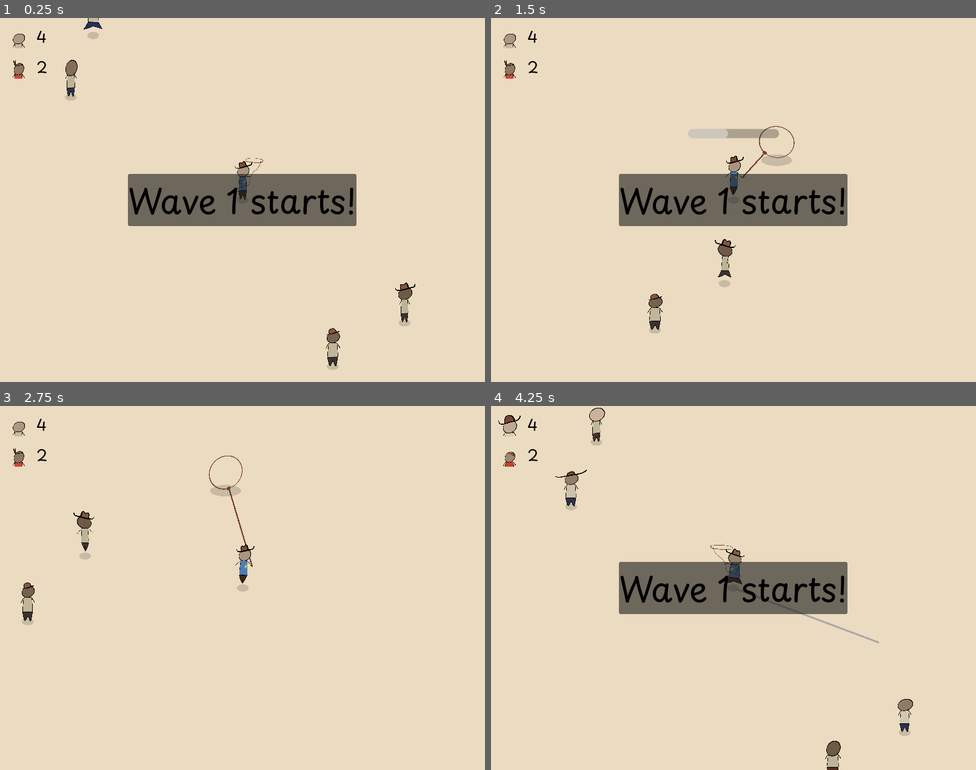
Above: before the commit, frames 1-4 (two rows, left to right).
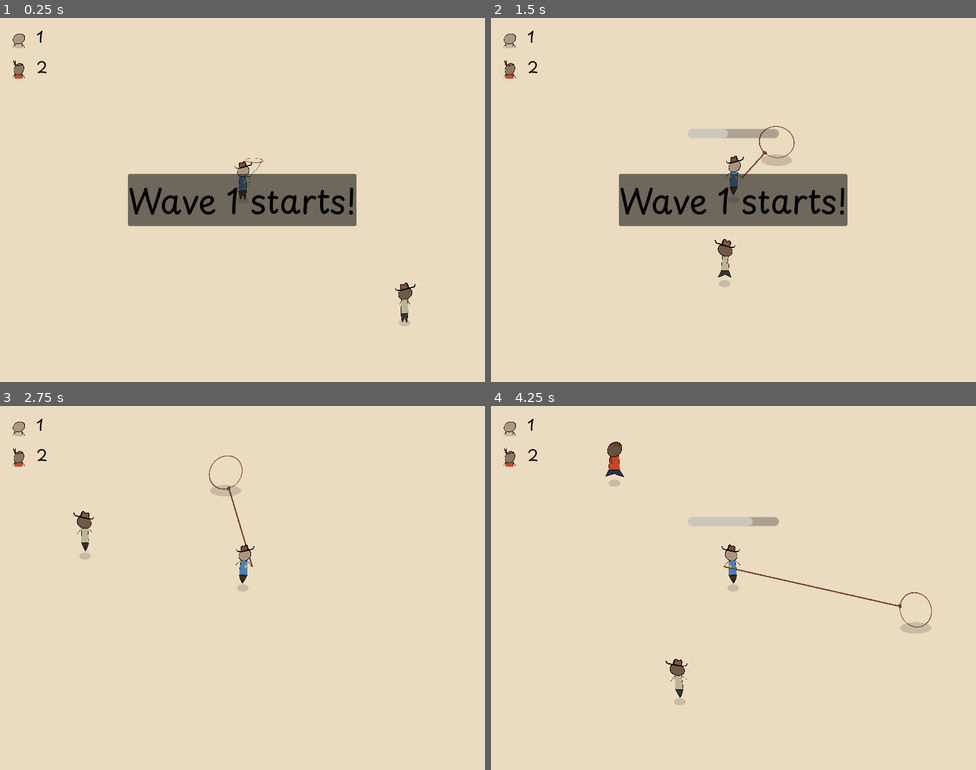
Above: after the commit, the same moments.

Repository: martindzejky/gmtk2025
Game: Godot game, scene res://waves_testing.tscn
Two runs of this game, one before a commit and one after it. Both use one fixed random seed, a clock stepped at 60 frames per second and the inputs below.
Inputs (mouse positions are in pixels of both pictures, inside the frame that each line leads up to):
- Up to frame 1 (0.25 s): no input
- Up to frame 2 (1.5 s): move the mouse to (840, 181) at 0.52 s; hold D (move_right) 0.53-1.28 s; tap Shift (dash) at 0.6 s; click (840, 181) at 0.8 s; move the mouse to (636, 218) at 1.27 s; hold S (move_down) from 1.28 s (still down); click (636, 218) at 1.35 s
- Up to frame 3 (2.75 s): tap Shift (dash) at 1.55, 2.1 s; move the mouse to (291, 507) at 2.02 s; release S (move_down) at 2.03 s; hold D (move_right) from 2.03 s (still down); click (291, 507) at 2.3 s
- Up to frame 4 (4.25 s): move the mouse to (709, 660) at 2.77 s; release D (move_right) at 2.78 s; hold W (move_up) 2.78-3.53 s; click (709, 660) at 2.85 s; tap Shift (dash) at 3.05, 3.6 s; move the mouse to (879, 642) at 3.52 s; hold A (move_left) from 3.53 s (still down); click (879, 642) at 3.8 s; tap R (restart) at 4.15 s

The runs differ from the first frame. In frame 1, 0.6% of the frame differs, in the area x 7-71%, y 0-97%; in frame 2, 0.3%; in frame 3, 0.3%; in frame 4, 9.1%, in the area x 1-91%, y 0-100%.

Commit message:
failed game ui

Diff:
--- a/autoload/game.gd
+++ b/autoload/game.gd
@@ -1,20 +1,43 @@
 extends Node
 # this is the Game autoload
+
+@export var main_menu_scene: PackedScene
+# TODO: tutorial scene
+@export var village_scene: PackedScene
+@export var fail_ui_scene: PackedScene
 
 var player: Player
 var hook: Hook
 
+signal player_died
 signal folks_updated
 signal enemies_updated
 signal wave_starts(number: int)
 signal wave_ends(number: int)
 
+enum FailGameReason {
+  PLAYER_DIED,
+  FOLKS_DIED,
+}
+
+var game_is_failed := false
+var fail_game_camera_target_position: Vector2
+var fail_game_reason: FailGameReason
+
 func _process(_delta):
-  if Input.is_action_just_pressed('restart'):
-    get_tree().reload_current_scene()
+  # editor shortcuts
+  if Engine.is_editor_hint():
+    if Input.is_action_just_pressed('restart'):
+      get_tree().reload_current_scene()
 
-  if Input.is_action_just_pressed('exit'):
-    get_tree().quit()
+    if Input.is_action_just_pressed('exit'):
+      get_tree().quit()
+
+func reset_game():
+  game_is_failed = false
+
+func emit_player_died():
+  player_died.emit()
 
 func emit_folks_updated():
   folks_updated.emit()
@@ -27,3 +50,45 @@
 
 func emit_wave_ends(number: int):
   wave_ends.emit(number)
+
+func player_dying():
+  fail_game_camera_target_position = player.global_position
+  fail_game_reason = FailGameReason.PLAYER_DIED
+  fail_game()
+
+func folk_dying():
+  var remaining_folks = get_tree().get_nodes_in_group('folk')
+  if remaining_folks.size() == 1:
+    # this is the last folk about to die
+    fail_game_camera_target_position = remaining_folks[0].global_position
+    fail_game_reason = FailGameReason.FOLKS_DIED
+    fail_game()
+
+func restart_game():
+  get_tree().reload_current_scene()
+
+func go_to_main_menu():
+  # TODO: transition
+  get_tree().change_scene_to_packed(main_menu_scene)
+
+func go_to_village():
+  # TODO: transition
+  get_tree().change_scene_to_packed(village_scene)
+
+func fail_game():
+  if game_is_failed: return
+  game_is_failed = true
+
+  var camera = get_viewport().get_camera_2d()
+  camera.reparent(get_tree().current_scene)
+
+  var tween = create_tween()
+  tween.set_trans(Tween.TRANS_QUAD)
+  tween.tween_property(camera, 'global_position', fail_game_camera_target_position, 0.2)
+  await tween.finished
+
+  # wait for two seconds
+  await get_tree().create_timer(2.0).timeout
+
+  var fail_ui = fail_ui_scene.instantiate()
+  get_tree().current_scene.add_child(fail_ui)
--- /dev/null
+++ b/autoload/game.tscn
@@ -0,0 +1,12 @@
+[gd_scene load_steps=5 format=3 uid="uid://bod6dutvn55lb"]
+
+[ext_resource type="Script" uid="uid://dps18n6io5gl6" path="res://autoload/game.gd" id="1_1w5w3"]
+[ext_resource type="PackedScene" uid="uid://bqwj8b5x4g7c2" path="res://main_menu.tscn" id="2_pjkha"]
+[ext_resource type="PackedScene" uid="uid://doppk32uafy8x" path="res://village.tscn" id="3_kujy2"]
+[ext_resource type="PackedScene" uid="uid://bahnhyo8eqbet" path="res://ui/failed_ui.tscn" id="4_kujy2"]
+
+[node name="game" type="Node"]
+script = ExtResource("1_1w5w3")
+main_menu_scene = ExtResource("2_pjkha")
+village_scene = ExtResource("3_kujy2")
+fail_ui_scene = ExtResource("4_kujy2")
--- a/main_menu.tscn
+++ b/main_menu.tscn
@@ -1,7 +1,6 @@
-[gd_scene load_steps=3 format=3 uid="uid://bqwj8b5x4g7c2"]
+[gd_scene load_steps=2 format=3 uid="uid://bqwj8b5x4g7c2"]
 
 [ext_resource type="Script" uid="uid://case8pfh1qfpo" path="res://scripts/main_menu.gd" id="1_main_menu"]
-[ext_resource type="PackedScene" uid="uid://doppk32uafy8x" path="res://village.tscn" id="2_7vrkn"]
 
 [node name="main_menu" type="Control"]
 layout_mode = 3
@@ -11,7 +10,6 @@
 grow_horizontal = 2
 grow_vertical = 2
 script = ExtResource("1_main_menu")
-village_scene = ExtResource("2_7vrkn")
 
 [node name="margin_container" type="MarginContainer" parent="."]
 layout_mode = 1
--- a/project.godot
+++ b/project.godot
@@ -22,7 +22,7 @@
 
 [autoload]
 
-Game="*res://autoload/game.gd"
+Game="*res://autoload/game.tscn"
 
 [display]
 
--- a/scripts/enemy.gd
+++ b/scripts/enemy.gd
@@ -169,11 +169,11 @@
     state = State.ATTACKING_PLAYER
 
 func move_towards_player():
-  var direction := global_position.direction_to(Game.player.global_position)
+  var direction = global_position.direction_to(Game.player.global_position)
   velocity += direction * get_movement_speed()
 
 func move_away_from_player():
-  var direction := Game.player.global_position.direction_to(global_position)
+  var direction = Game.player.global_position.direction_to(global_position)
   velocity += direction * get_movement_speed()
 
 func move_towards_release_captured_target():
--- /dev/null
+++ b/scripts/failed_ui.gd
@@ -0,0 +1,16 @@
+extends CanvasLayer
+
+@export var title: Label
+
+func _ready():
+  match Game.fail_game_reason:
+    Game.FailGameReason.PLAYER_DIED:
+      title.text = "You died!"
+    Game.FailGameReason.FOLKS_DIED:
+      title.text = "You failed to protect the folks!"
+
+func _on_restart_pressed() -> void:
+  Game.restart_game()
+
+func _on_exit_pressed() -> void:
+  Game.go_to_main_menu()
--- a/scripts/folk.gd
+++ b/scripts/folk.gd
@@ -176,6 +176,7 @@
 
 func hit():
   state = State.DYING
+  Game.call_deferred('folk_dying')
 
 func _on_dude_die_end() -> void:
   # TODO: something more grandiose
@@ -186,7 +187,7 @@
 func end_cutscene():
   cutscene = false
 
-  if randf() < 0.5:
+  if randf() < 0.3:
     start_wandering()
   else:
     go_to_idle_from_random_duration()
--- a/scripts/lasso.gd
+++ b/scripts/lasso.gd
@@ -6,14 +6,14 @@
 
 
 func _draw():
-  if has_hook() and not player.cutscene and not player.dead and not player.dying:
+  if has_hook() and not player.cutscene and not player.dead and not player.dying and not Game.game_is_failed:
     var mouse_pos = get_global_mouse_position()
     draw_line(Vector2.ZERO, to_local(mouse_pos), Color.DARK_GRAY, 2.0)
 
 func _process(_delta):
   queue_redraw()
 
-  if Input.is_action_just_pressed('shoot') and not player.cutscene and not player.dead and not player.dying:
+  if Input.is_action_just_pressed('shoot') and not player.cutscene and not player.dead and not player.dying and not Game.game_is_failed:
     if has_hook():
       hook.shoot_in_direction(global_position.direction_to(get_global_mouse_position()))
     elif hook_is_hooked():
--- a/scripts/main_menu.gd
+++ b/scripts/main_menu.gd
@@ -1,9 +1,7 @@
 extends Control
 
-@export var village_scene: PackedScene
-
 func _on_play_button_pressed():
-  get_tree().change_scene_to_packed(village_scene)
+  Game.go_to_village()
 
 func _on_exit_button_pressed():
   get_tree().quit()
--- a/scripts/player.gd
+++ b/scripts/player.gd
@@ -24,15 +24,16 @@
 
 func _ready():
   Game.player = self
+  Game.reset_game()
 
 func _physics_process(_delta):
   if dead: return
 
   var input_vector := Vector2.ZERO
-  if not cutscene and not dying:
+  if not cutscene and not dying and not Game.game_is_failed:
     input_vector = Input.get_vector('move_left', 'move_right', 'move_up', 'move_down')
 
-  if dash_cooldown_timer.time_left <= 0 and Input.is_action_just_pressed('dash') and not cutscene and not dying:
+  if dash_cooldown_timer.time_left <= 0 and Input.is_action_just_pressed('dash') and not cutscene and not dying and not Game.game_is_failed:
     dash_progress_timer.start()
     dash_cooldown_timer.start()
 
@@ -42,7 +43,7 @@
     velocity = input_vector * move_speed
 
   # just in case
-  if cutscene or dying:
+  if cutscene or dying or Game.game_is_failed:
     velocity = Vector2.ZERO
 
   move_and_slide()
@@ -79,7 +80,9 @@
 
 func hit():
   dying = true
+  Game.call_deferred('player_dying')
 
 func _on_dude_die_end() -> void:
   dead = true
   dude.queue_free()
+  Game.call_deferred('emit_player_died')
--- /dev/null
+++ b/ui/failed_ui.tscn
@@ -0,0 +1,59 @@
+[gd_scene load_steps=3 format=3 uid="uid://bahnhyo8eqbet"]
+
+[ext_resource type="Script" uid="uid://b46228m31aa4d" path="res://scripts/failed_ui.gd" id="1_ky5ax"]
+
+[sub_resource type="LabelSettings" id="LabelSettings_pnaw2"]
+font_size = 56
+font_color = Color(0, 0, 0, 1)
+
+[node name="failed_ui" type="CanvasLayer" node_paths=PackedStringArray("title")]
+layer = 12
+script = ExtResource("1_ky5ax")
+title = NodePath("root/margin/center/panel/container/text")
+
+[node name="root" type="Control" parent="."]
+layout_mode = 3
+anchors_preset = 15
+anchor_right = 1.0
+anchor_bottom = 1.0
+grow_horizontal = 2
+grow_vertical = 2
+
+[node name="margin" type="MarginContainer" parent="root"]
+layout_mode = 1
+anchors_preset = 15
+anchor_right = 1.0
+anchor_bottom = 1.0
+grow_horizontal = 2
+grow_vertical = 2
+
+[node name="center" type="CenterContainer" parent="root/margin"]
+layout_mode = 2
+
+[node name="panel" type="PanelContainer" parent="root/margin/center"]
+layout_mode = 2
+
+[node name="container" type="VBoxContainer" parent="root/margin/center/panel"]
+layout_mode = 2
+
+[node name="text" type="Label" parent="root/margin/center/panel/container"]
+layout_mode = 2
+text = "You failed!"
+label_settings = SubResource("LabelSettings_pnaw2")
+horizontal_alignment = 1
+vertical_alignment = 1
+
+[node name="buttons" type="HBoxContainer" parent="root/margin/center/panel/container"]
+layout_mode = 2
+alignment = 1
+
+[node name="restart" type="Button" parent="root/margin/center/panel/container/buttons"]
+layout_mode = 2
+text = "Try again"
+
+[node name="exit" type="Button" parent="root/margin/center/panel/container/buttons"]
+layout_mode = 2
+text = "Exit"
+
+[connection signal="pressed" from="root/margin/center/panel/container/buttons/restart" to="." method="_on_restart_pressed"]
+[connection signal="pressed" from="root/margin/center/panel/container/buttons/exit" to="." method="_on_exit_pressed"]
--- a/waves_testing.tscn
+++ b/waves_testing.tscn
@@ -17,12 +17,3 @@
 
 [node name="folk" parent="." instance=ExtResource("8_5vw27")]
 position = Vector2(178, 135)
-
-[node name="folk2" parent="." instance=ExtResource("8_5vw27")]
-position = Vector2(99, 183)
-
-[node name="folk3" parent="." instance=ExtResource("8_5vw27")]
-position = Vector2(-189, -113)
-
-[node name="folk4" parent="." instance=ExtResource("8_5vw27")]
-position = Vector2(-161, -184)
Not shown, added: scripts/failed_ui.gd.uid
